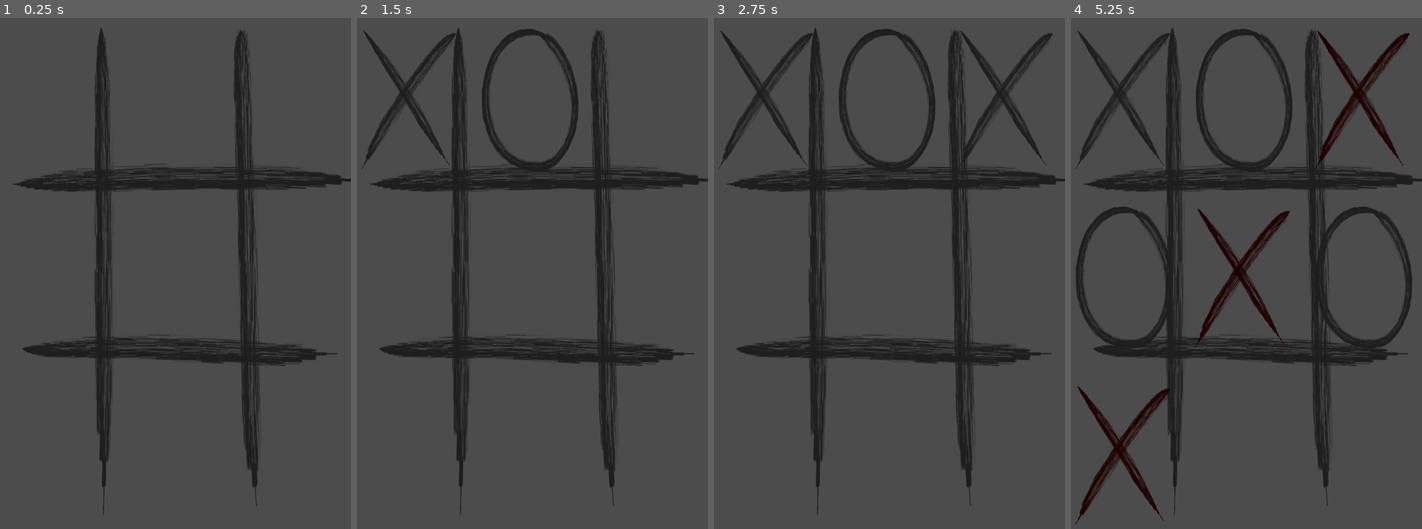
Above: before the commit, frames 1-4 (left to right).
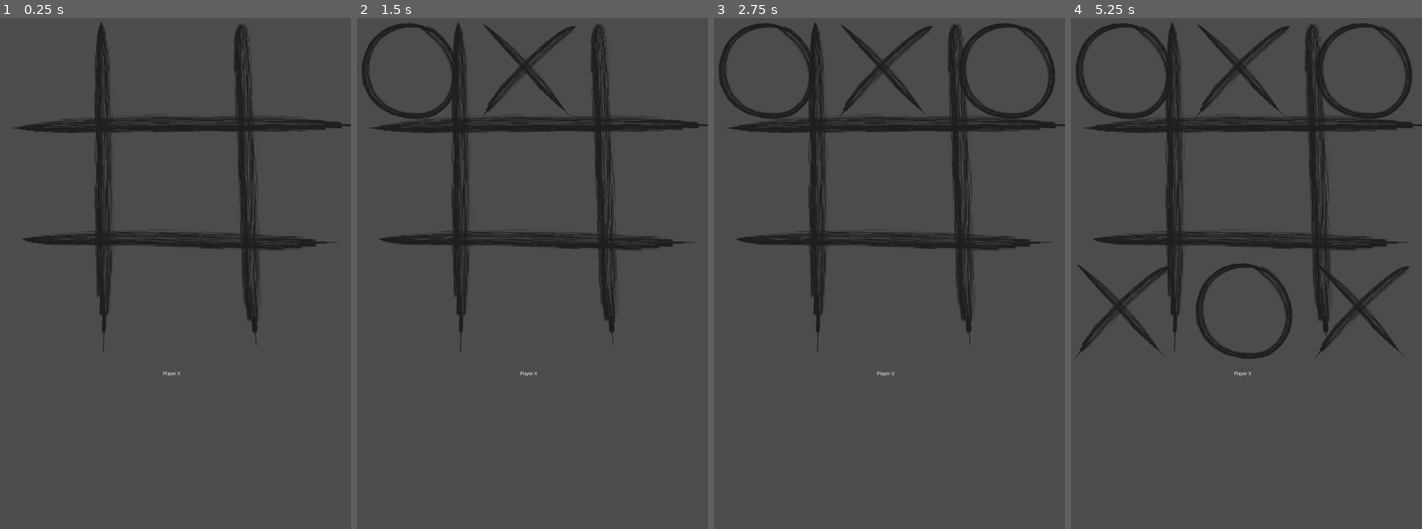
Above: after the commit, the same moments.

Repository: kuma-gee/dualist
Game: Godot game, scene res://scenes/Main.tscn
The game is run twice, just before and just after one commit, with the same random seed, the same clock (stepped at 60 frames per second) and the same inputs.
Inputs (mouse positions are in pixels of both pictures, inside the frame that each line leads up to; where the layout moved, square brackets give the same spot in the first picture):
- Up to frame 1 (0.25 s): no input
- Up to frame 2 (1.5 s): click (409, 69) [409, 99] at 0.5 s; click (528, 99) at 1.27 s
- Up to frame 3 (2.75 s): click (1005, 99) at 2.02 s
- Up to frame 4 (5.25 s): click (1123, 278) at 2.77 s; click (1242, 278) at 3.52 s; click (1362, 278) at 4.27 s; click (1123, 457) at 5.02 s

The runs differ from the first frame. In frame 1, 11% of the frame differs, in the area x 3-100%, y 0-98%; in frame 2, 15%; in frame 3, 16%; in frame 4, 22%, in the area x 1-100%, y 0-100%.

Commit message:
feat: show player turn + winning text

Diff:
--- a/games/tic-tac-toe/TicTacToe.gd
+++ b/games/tic-tac-toe/TicTacToe.gd
@@ -12,8 +12,10 @@
 export var player_x_texture: Texture
 export var player_o_texture: Texture
 
-onready var grid := $GridContainer
+onready var grid := $VBoxContainer/MarginContainer/GridContainer
 onready var grid_values := $GridValues
+onready var player_turn_label := $VBoxContainer/CenterContainer/VBoxContainer/PlayerTurn
+onready var winning_label := $VBoxContainer/CenterContainer/VBoxContainer/Winning
 
 var current_player = Player.X
 
@@ -22,7 +24,7 @@
 		var field_btn = FIELD_BUTTON.instance()
 		grid.add_child(field_btn)
 
-	grid_values.fill_value = current_player
+	_toggle_player_turn()
 	grid_values.load_grid()
 
 
@@ -44,9 +46,17 @@
 			var grid_item = _get_grid_item_by_index_vector(item)
 			grid_item.modulate = Color.red
 
+		winning_label.text = "You win"
 
-	current_player = Player.O if current_player == Player.X else Player.X
+	_toggle_player_turn()
+
+func _toggle_player_turn():
+	var is_player_X = current_player == Player.X
+	current_player = Player.O if is_player_X else Player.X
 	grid_values.fill_value = current_player
+
+	var player_name = "X" if is_player_X else "O"
+	player_turn_label.text = "Player %s" % player_name
 
 
 func _disable_all_grid_items():
--- a/games/tic-tac-toe/TicTacToe.tscn
+++ b/games/tic-tac-toe/TicTacToe.tscn
@@ -16,25 +16,56 @@
 player_x_texture = ExtResource( 3 )
 player_o_texture = ExtResource( 2 )
 
-[node name="TextureRect" type="TextureRect" parent="."]
+[node name="GridValues" type="Node" parent="."]
+script = ExtResource( 5 )
+grid_path = NodePath("../VBoxContainer/MarginContainer/GridContainer")
+
+[node name="VBoxContainer" type="VBoxContainer" parent="."]
 anchor_right = 1.0
 anchor_bottom = 1.0
+__meta__ = {
+"_edit_use_anchors_": false
+}
+
+[node name="MarginContainer" type="MarginContainer" parent="VBoxContainer"]
+margin_right = 1080.0
+margin_bottom = 1080.0
+rect_min_size = Vector2( 1080, 1080 )
+
+[node name="TextureRect" type="TextureRect" parent="VBoxContainer/MarginContainer"]
+margin_right = 1080.0
+margin_bottom = 1080.0
 texture = ExtResource( 4 )
 expand = true
 __meta__ = {
 "_edit_use_anchors_": false
 }
 
-[node name="GridContainer" type="GridContainer" parent="."]
-anchor_right = 1.0
-anchor_bottom = 1.0
+[node name="GridContainer" type="GridContainer" parent="VBoxContainer/MarginContainer"]
+margin_right = 1080.0
+margin_bottom = 1080.0
 columns = 3
 __meta__ = {
 "_edit_use_anchors_": false
 }
 
-[node name="GridValues" type="Node" parent="."]
-script = ExtResource( 5 )
-grid_path = NodePath("../GridContainer")
+[node name="CenterContainer" type="CenterContainer" parent="VBoxContainer"]
+margin_top = 1084.0
+margin_right = 1080.0
+margin_bottom = 1116.0
+
+[node name="VBoxContainer" type="VBoxContainer" parent="VBoxContainer/CenterContainer"]
+margin_left = 540.0
+margin_right = 540.0
+margin_bottom = 32.0
+size_flags_horizontal = 0
+alignment = 1
+
+[node name="PlayerTurn" type="Label" parent="VBoxContainer/CenterContainer/VBoxContainer"]
+margin_bottom = 14.0
+
+[node name="Winning" type="Label" parent="VBoxContainer/CenterContainer/VBoxContainer"]
+margin_top = 18.0
+margin_bottom = 32.0
 
 [connection signal="grid_changed" from="GridValues" to="." method="_on_GridValues_grid_changed"]
